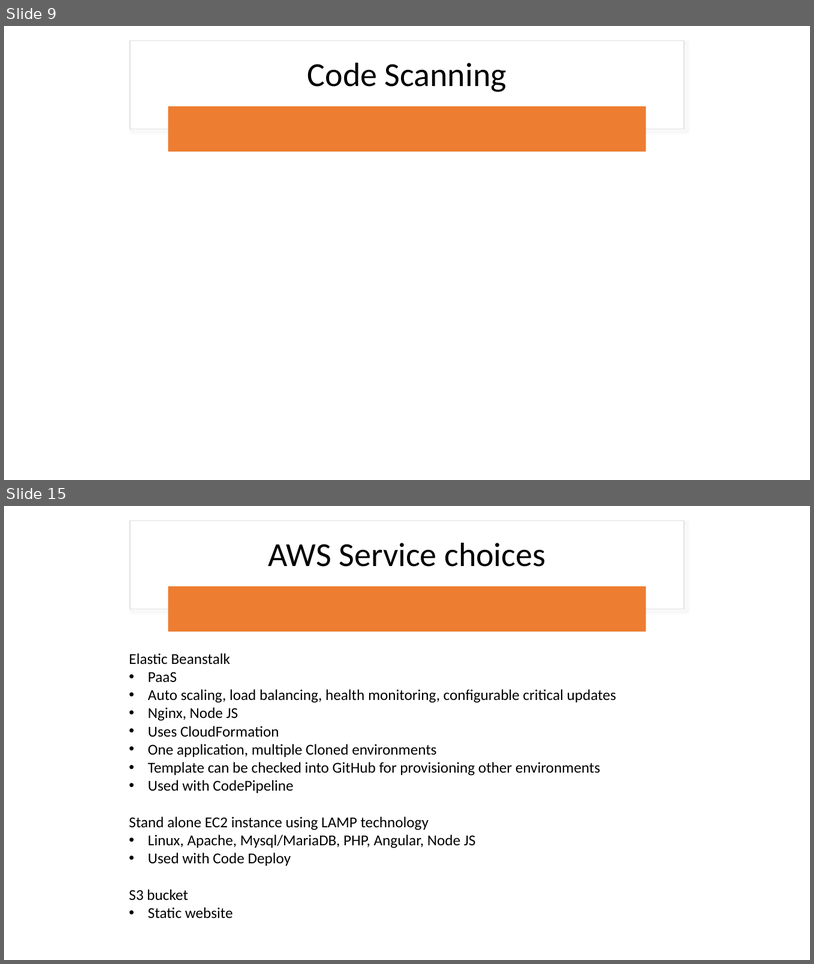
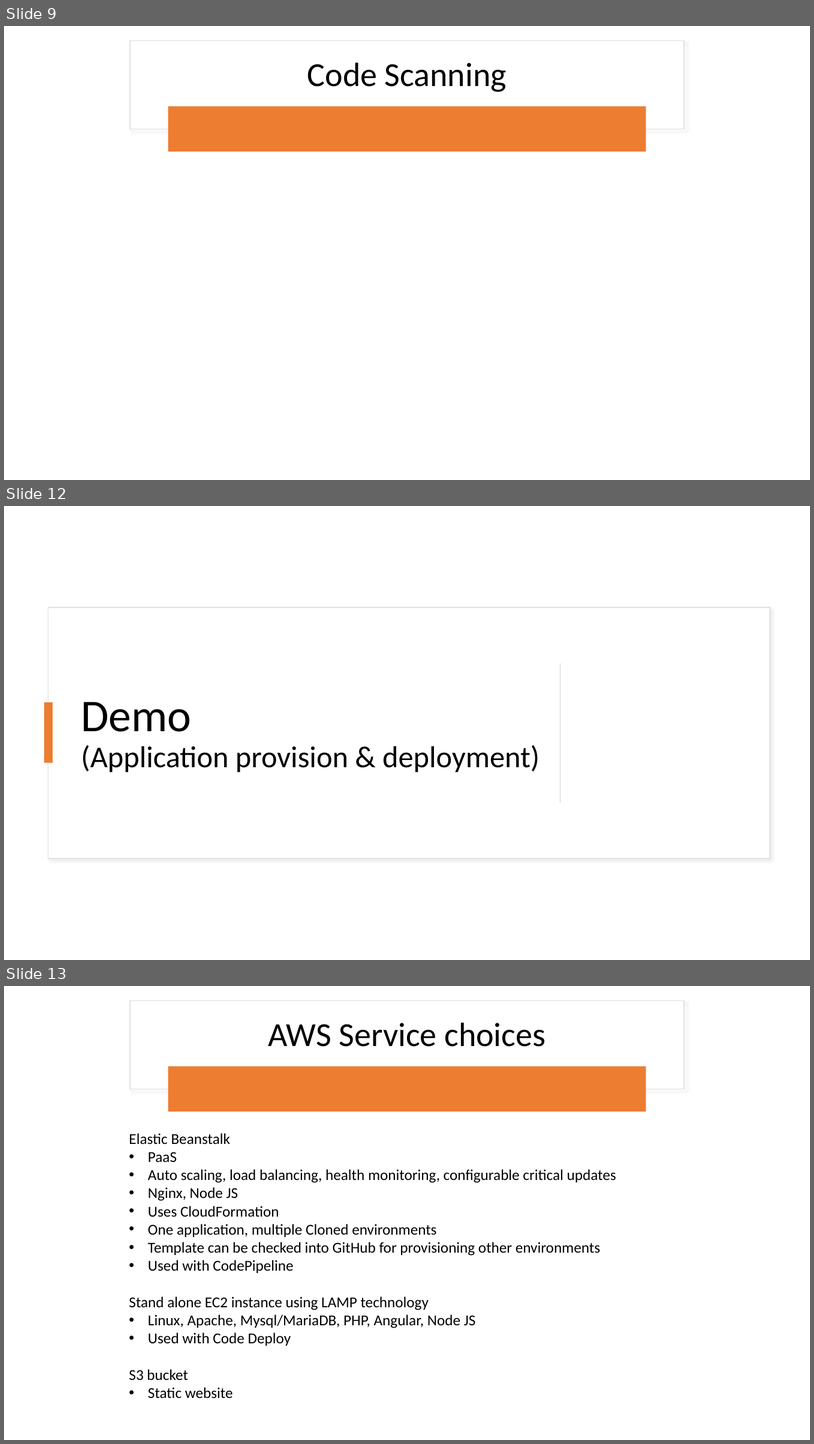
Before and after one commit to rlennon/ConnachtUni, a slide deck: documentation/Demonstrations/Connacht_University_TeamDC.pptx. Shown one above the other, each under a label of ours: slides 9 and 15 before the commit, slides 9, 12 and 13 after it; the slides between them are not shown. The pictures are 814x964 and 814x1444 pixels, drawn with LibreOffice and Linux fonts; fonts in the diff are those of the drawing. Boxes give left, top, right and bottom in pixels: in the first picture for what was removed or moved away, otherwise in the second. Text is boxed around its words. In the diff, an @@ line names an element or a change of style, - is before the commit and + after.

```diff
--- a/documentation/Demonstrations/Connacht_University_TeamDC.pptx
+++ b/documentation/Demonstrations/Connacht_University_TeamDC.pptx
@@ slide 12 added at (x1=4, y1=506, x2=810, y2=960), background #FFFFFF @@
@@ rectangle added at (x1=48, y1=607, x2=770, y2=859), fill #FFFFFF, outline #E1E1E1 1 pt @@
@@ rectangle added at (x1=560, y1=664, x2=561, y2=803), fill #D5D5D5 @@
@@ rectangle added at (x1=45, y1=702, x2=53, y2=762), fill #ED7D31 @@
@@ title added at (x1=81, y1=702, x2=540, y2=772), 36 pt, text #000000 @@
+Demo
+(Application provision & deployment)
@@ what was slide 15 is now slide 13 @@
```
Also in this commit, not shown: 8 slides changed, 1 other slide added.
